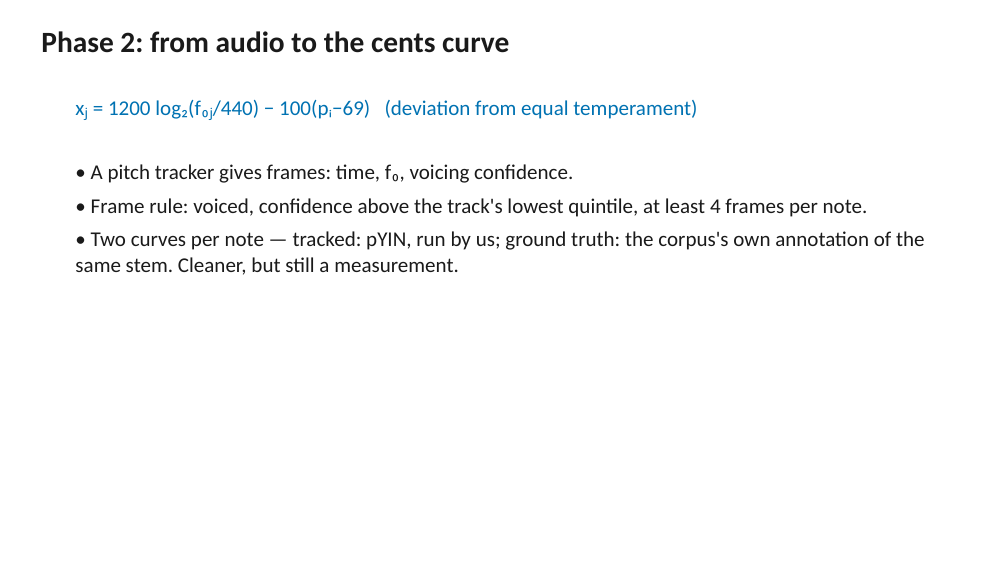
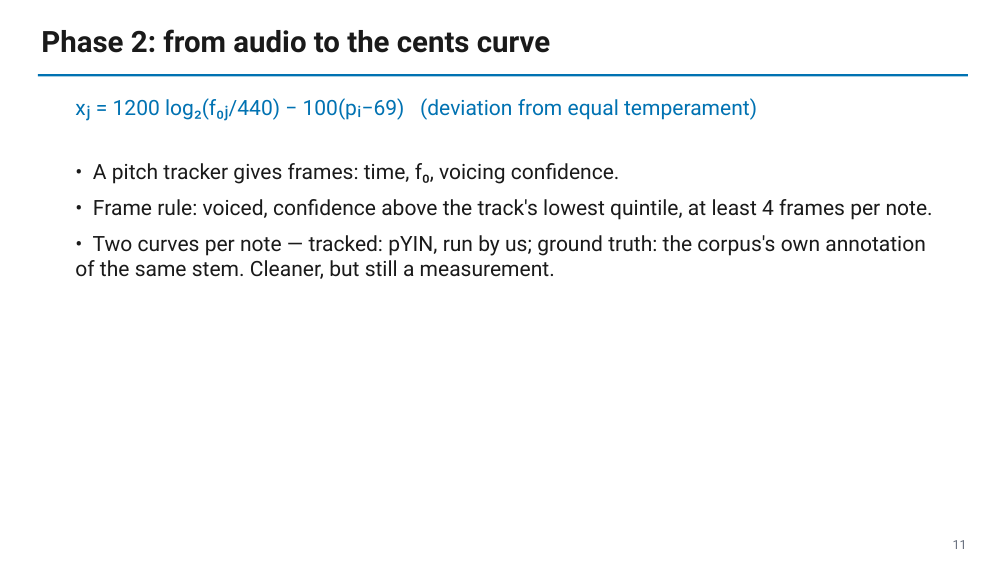
Before and after one commit to raylalang/score-bundle, a slide deck: slide 11 of docs/slides/deck_week.pptx. Drawn at 1008x567 pixels with LibreOffice and Linux fonts; fonts in the diff are those of the drawing. Boxes give left, top, right and bottom in pixels: in the first picture for what was removed or moved away, otherwise in the second. Text is boxed around its words. In the diff, an @@ line names an element or a change of style, - is before the commit and + after.

```diff
--- a/docs/slides/deck_week.pptx
+++ b/docs/slides/deck_week.pptx
@@ text "Phase 2: from audio to ..." at (x1=41, y1=29, x2=550, y2=53): font Calibri to Roboto @@
@@ rectangle added at (x1=38, y1=74, x2=968, y2=76), fill #0072B2 @@
@@ text "xⱼ = 1200 log₂(f₀ⱼ/440) − ..." at (x1=75, y1=98, x2=757, y2=121): font Calibri to Roboto @@
@@ text "• A pitch tracker gives ..." at (x1=75, y1=163, x2=933, y2=279): font Calibri to Roboto; more space between paragraphs @@
@@ text added at (x1=953, y1=540, x2=967, y2=549), 12 pt, text #6B7280 @@
+11
```
Also in this commit, not shown: 21 other slides changed, 1 other file.
